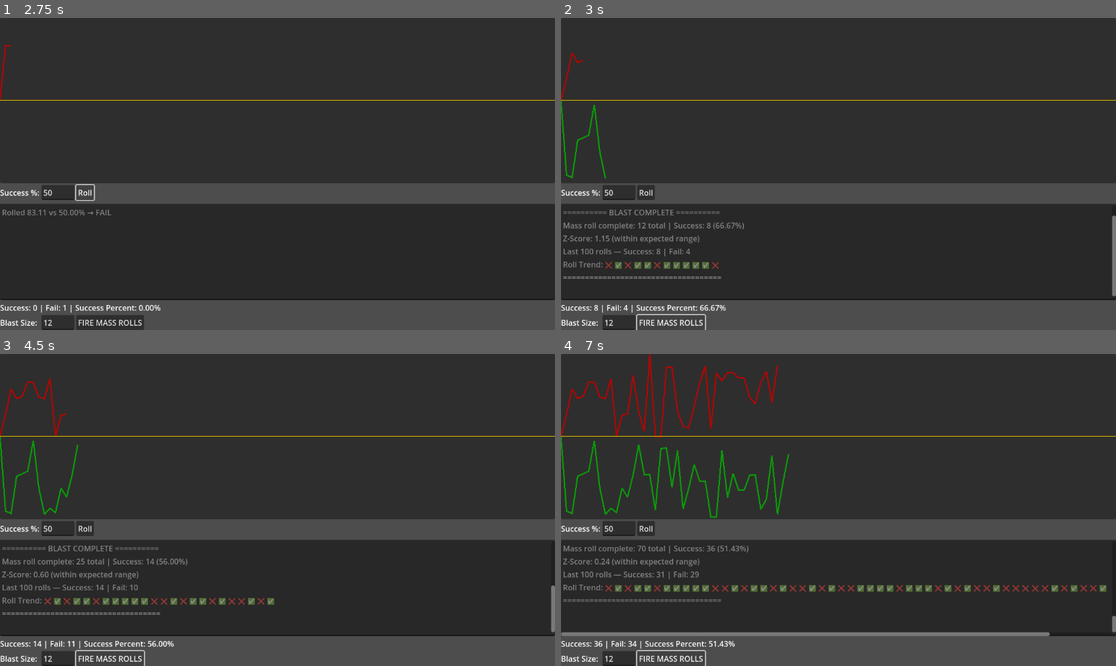
Above: before the commit, frames 1-4 (two rows, left to right).
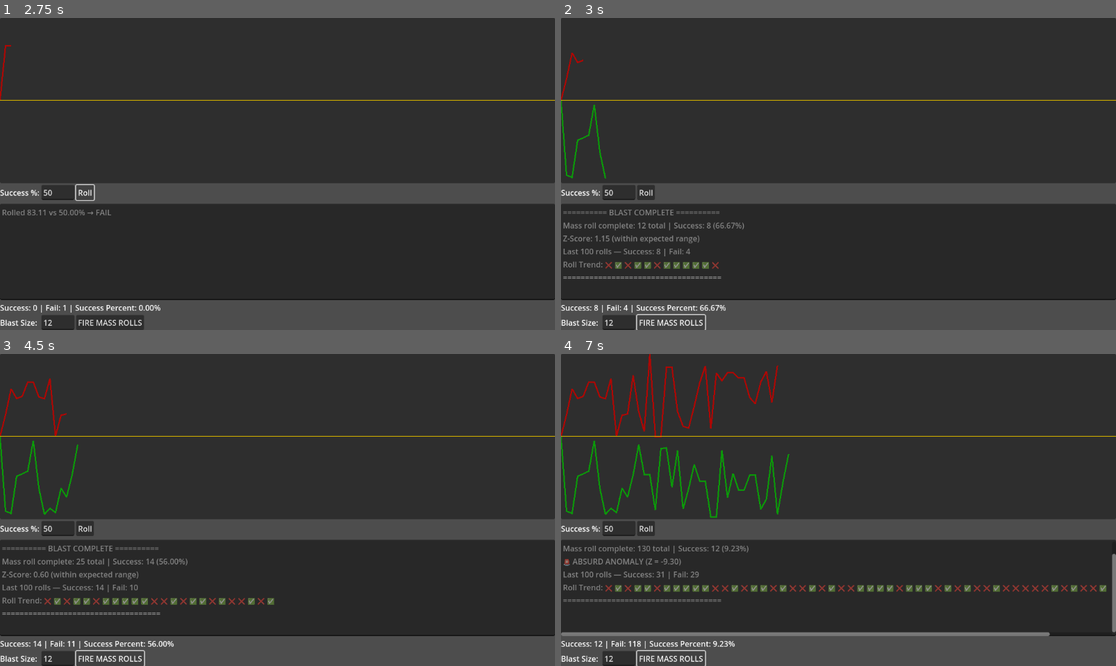
Above: after the commit, the same moments.

Repository: btakahashi-90/rng_ruined_my_life
Game: Godot game, scene res://scenes/main_menu.tscn
Two runs of this game, one before a commit and one after it. Both use one fixed random seed, a clock stepped at 60 frames per second and the inputs below.
Inputs (mouse positions are in pixels of both pictures, inside the frame that each line leads up to):
- Up to frame 1 (2.75 s): click "Start Game" at 0.5 s; click (55, 323) at 1.27 s; type "12" at 1.35 s; click "Roll" at 2 s
- Up to frame 2 (3 s): click "FIRE MASS ROLLS" at 2.75 s
- Up to frame 3 (4.5 s): click "Roll" at 3.5 s; click "FIRE MASS ROLLS" at 4.25 s
- Up to frame 4 (7 s): click "Roll" at 5 s; click "FIRE MASS ROLLS" at 5.75 s; tap Enter (ui_accept) at 6.5, 6.77 s; hold Keypad 9 (force_anomaly, bound only after the commit) from 6.53 s (still down)

Frame 1 is identical in both runs. In frame 2, 0.2% of the frame differs, in the area x 99-100%, y 63-90%; in frame 3, 0.1%; in frame 4, 0.8%, in the area x 0-100%, y 61-95%.

Commit message:
debugging for anomaly detection, anomaly flag reworked to start/end reports w/ setting planned for 'spammable'. Settings toggles now persist, still do nothing. Log trimming

Diff:
--- a/project.godot
+++ b/project.godot
@@ -19,6 +19,14 @@
 
 GameSettings="*res://scripts/GameSettings.gd"
 
+[input]
+
+force_anomaly={
+"deadzone": 0.2,
+"events": [Object(InputEventKey,"resource_local_to_scene":false,"resource_name":"","device":0,"window_id":0,"alt_pressed":false,"shift_pressed":false,"ctrl_pressed":false,"meta_pressed":false,"pressed":false,"keycode":0,"physical_keycode":4194447,"key_label":0,"unicode":0,"location":0,"echo":false,"script":null)
+]
+}
+
 [rendering]
 
 renderer/rendering_method="gl_compatibility"
--- a/scripts/GameSettings.gd
+++ b/scripts/GameSettings.gd
@@ -2,7 +2,9 @@
 
 var unicorn_mode: bool = false
 var graph_smoothing: bool = false
+var allow_anomaly_spam: bool = false
 
 func reset_to_defaults():
 	unicorn_mode = false
 	graph_smoothing = false
+	allow_anomaly_spam = false
--- a/scripts/main_ui.gd
+++ b/scripts/main_ui.gd
@@ -24,6 +24,9 @@
 var MAX_SAFE_BLAST = 500000
 var BLAST_WARNING_THRESHOLD = 10000
 var blast_count = 0
+var log_limit = 200
+var num_rolls = 0
+var in_anomaly = false
 
 
 #danger zone
@@ -35,6 +38,14 @@
 	confirm_blast_dialog.confirmed.connect(_on_confirm_blast)
 
 func _on_roll_pressed():
+	# log cleanup before anything else
+	# move this later, for now just see if we're at log_limit data stored
+	if num_rolls > 50:
+		log_cleanup(false)
+		num_rolls = 0
+	else:
+		num_rolls += 1
+
 	var chance_text = chance_input.text.strip_edges()
 
 	var chance = float(chance_input.text)
@@ -75,13 +86,25 @@
 
 	var result_text = "SUCCESS" if is_success else "FAIL"
 
+	# anomaly tracking with state and optional spam
 	var z = z_score(success_count, success_count + fail_count, chance)
 	var anomaly_tag = ""
-
+	print(str(success_count) + " : " + str(fail_count) + " : " + str(z))
 	if abs(z) > 3.0:
-		anomaly_tag = " 😱📉 ABSURD ANOMALY"
+		if not in_anomaly:
+			in_anomaly = true
+			anomaly_tag = "😱📉 ABSURD ANOMALY STARTED"
+		else:
+			anomaly_tag = "😱📉 ABSURD ANOMALY" if GameSettings.allow_anomaly_spam else ""
 	elif abs(z) > 2.0:
-		anomaly_tag = " ⚠️🧪"
+		if not in_anomaly:
+			in_anomaly = true
+			anomaly_tag = "⚠️🧪 ANOMALY DETECTED"
+		else:
+			anomaly_tag = "⚠️🧪" if GameSettings.allow_anomaly_spam else ""
+	elif in_anomaly and abs(z) < 1.0:
+		in_anomaly = false
+		anomaly_tag = "✅ Anomaly resolved."
 
 	var log_line = "Rolled %.2f vs %.2f%% → %s%s" % [roll, chance, result_text, anomaly_tag]
 
@@ -137,7 +160,6 @@
 
 func _unhandled_input(event):
 	if event.is_action_pressed("ui_accept"):
-
 		roll_held = true
 	elif event.is_action_released("ui_accept"):
 		roll_held = false
@@ -157,6 +179,9 @@
 func run_mass_rolls(count := 10000):
 	blast_button.disabled = true
 	blast_count_input.editable = false
+
+	# cleanup the log before blast
+	log_cleanup(true)
 
 	var chance = float(chance_input.text)
 
@@ -268,3 +293,27 @@
 
 func _on_confirm_blast():
 	run_mass_rolls(blast_count)
+
+func log_cleanup(is_blast=false):
+	var lines = log_output.text.split("\n")
+	if is_blast:
+		# clear the whole log
+		log_output.clear()
+	elif lines.size() > log_limit:
+		# check for log_limit (200) lines, and trim appropriately
+		log_output.text = "\n".join(lines.slice(-log_limit))
+
+# Debug tool: simulate anomaly
+func _on_force_anomaly_pressed():
+	if not in_anomaly:
+		success_count = 0
+		fail_count = 100
+		print("anomaly forced")
+	else:
+		success_count = 0
+		fail_count = 0
+		print("exiting anomaly")
+
+func _input(event):
+	if event.is_action_pressed("force_anomaly"):
+		_on_force_anomaly_pressed()
--- a/scripts/settings_scene.gd
+++ b/scripts/settings_scene.gd
@@ -6,6 +6,7 @@
 @onready var back_button = $back_button
 
 func _ready() -> void:
+	_set_toggles()
 	unicorn_toggle.toggled.connect(_on_unicorn_toggled)
 	smoothing_toggle.toggled.connect(_on_smoothing_toggled)
 	restore_button.pressed.connect(_on_restore_defaults_pressed)
@@ -26,3 +27,7 @@
 
 func _on_back_pressed() -> void:
 	get_tree().change_scene_to_file("res://scenes/main_menu.tscn")
+
+func _set_toggles() -> void:
+	unicorn_toggle.button_pressed = GameSettings.unicorn_mode
+	smoothing_toggle.button_pressed = GameSettings.graph_smoothing
